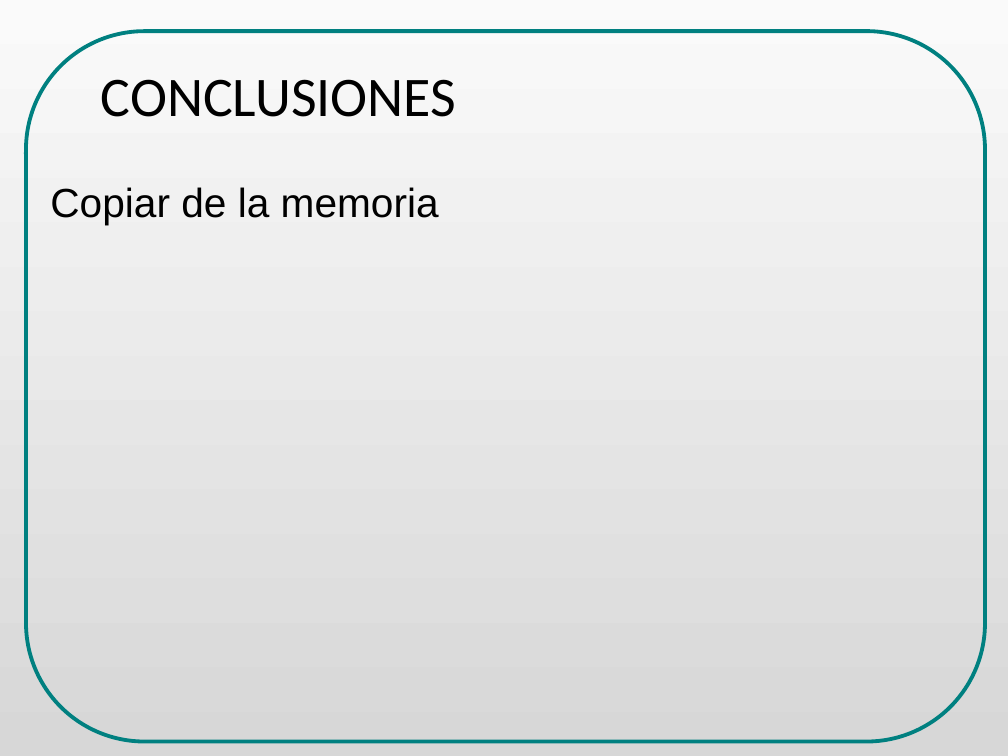
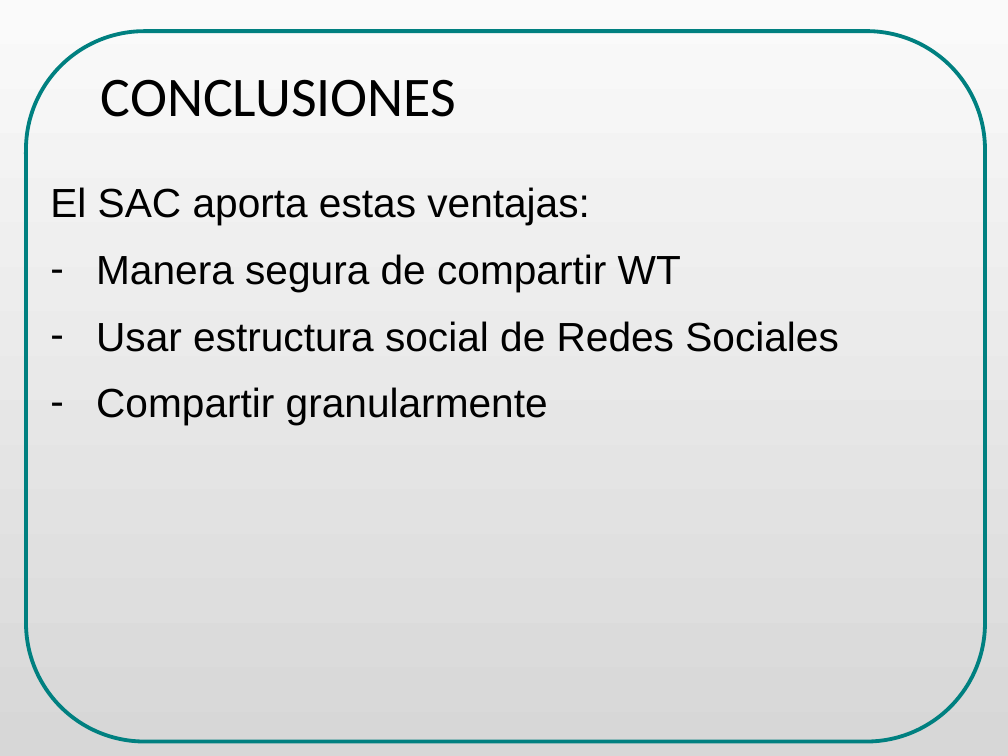
Before and after one commit to danielsalgadop/sac, a slide deck: slide 44 of docs/presentation/social_access_controller_ODP_final.odp. Drawn at 1008x756 pixels with LibreOffice and Linux fonts; fonts in the diff are those of the drawing. Boxes give left, top, right and bottom in pixels: in the first picture for what was removed or moved away, otherwise in the second. Text is boxed around its words. In the diff, an @@ line names an element or a change of style, - is before the commit and + after.

Commit message:
presentation

```diff
--- a/docs/presentation/social_access_controller_ODP_final.odp
+++ b/docs/presentation/social_access_controller_ODP_final.odp
@@ text at [50,187,839,425]: text changed @@
-Copiar de la memoria
+El SAC aporta estas ventajas:
+– Manera segura de compartir WT
+– Usar estructura social de Redes Sociales
+– Compartir granularmente
```
Also in this commit, not shown: 5 other slides changed, 1 slide added, 1 slide removed.
